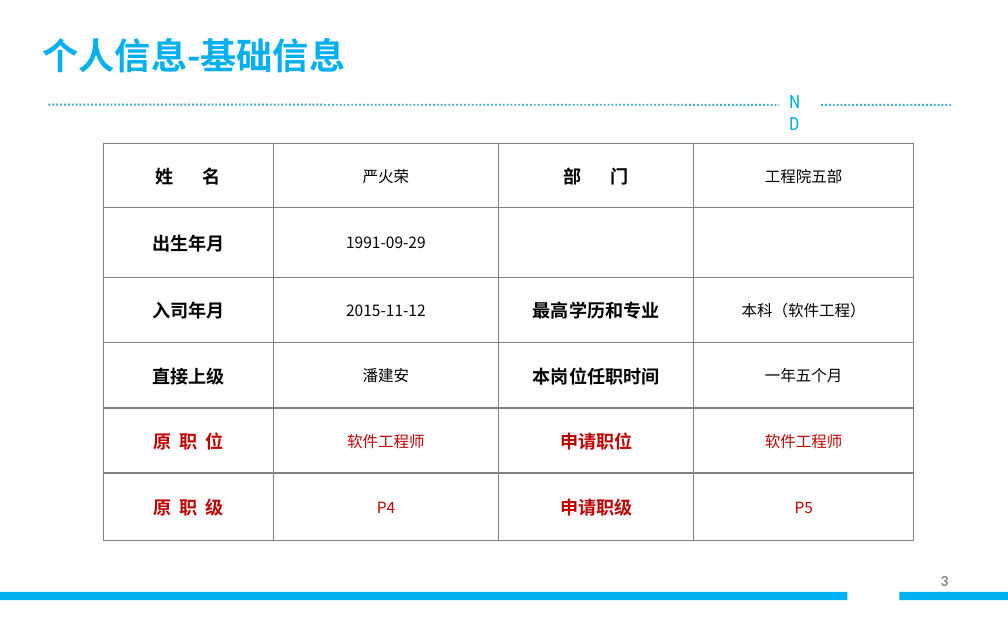
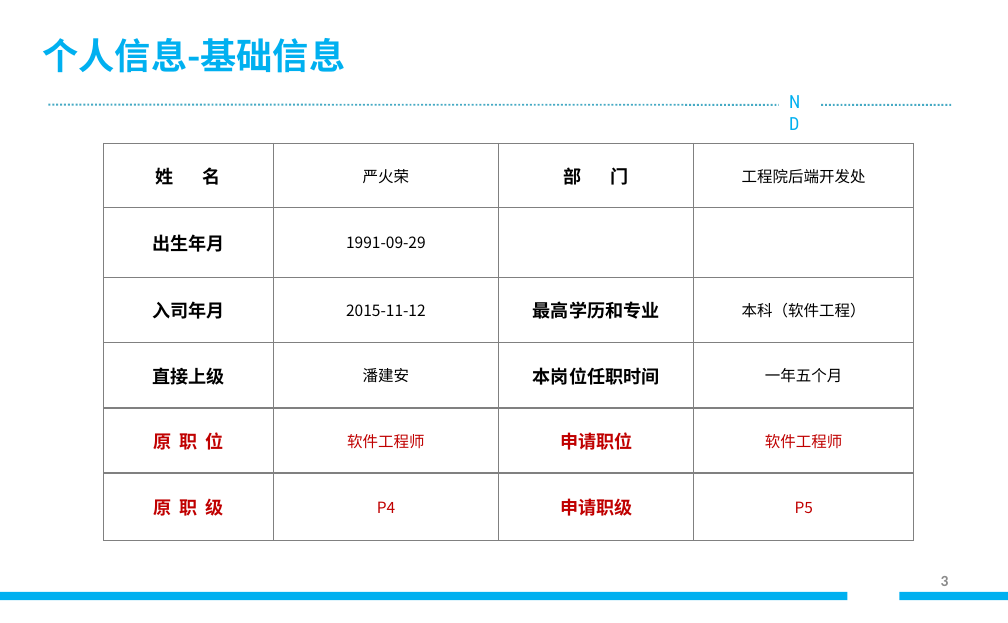
Before and after one commit to fzdxyhr/project_for_word, a slide deck: slide 3 of 员工晋升陈述材料_6级及以下(1).pptx. Drawn at 1008x623 pixels with LibreOffice and Linux fonts; fonts in the diff are those of the drawing; background and template pictures are left out. Boxes give left, top, right and bottom in pixels: in the first picture for what was removed or moved away, otherwise in the second. Text is boxed around its words. In the diff, an @@ line names an element or a change of style, - is before the commit and + after.

```diff
--- a/员工晋升陈述材料_6级及以下(1).pptx
+++ b/员工晋升陈述材料_6级及以下(1).pptx
@@ table at [104,143,915,541] @@
-row 1, column 4: 工程院五部
+row 1, column 4: 工程院后端开发处
```
Also in this commit, not shown: 5 other slides changed.
